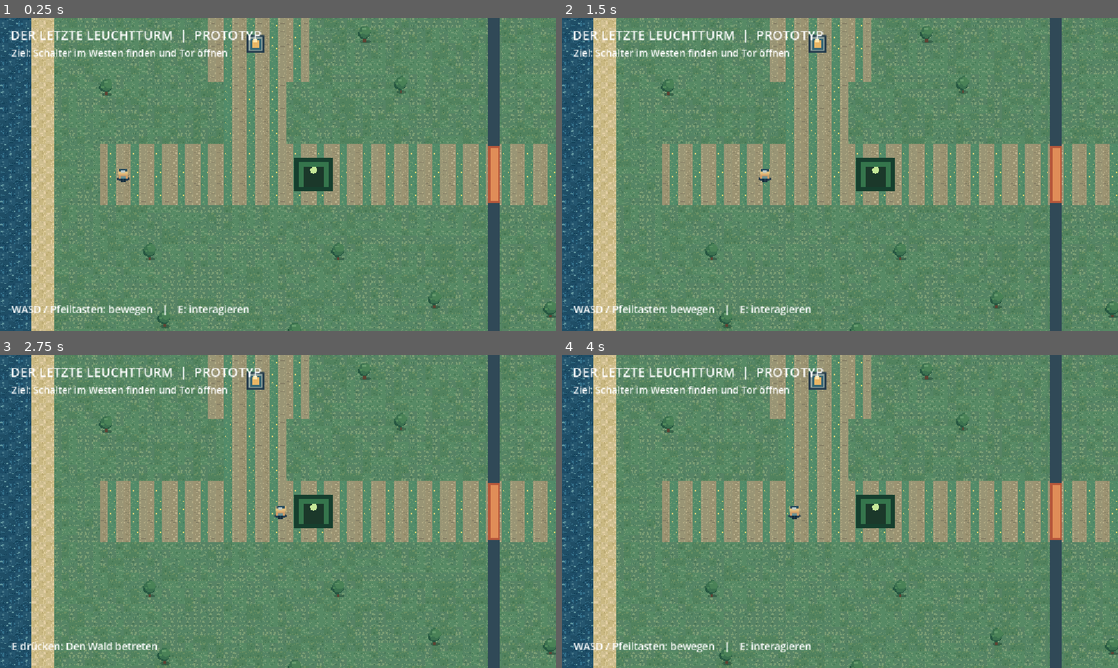
Above: before the commit, frames 1-4 (two rows, left to right).
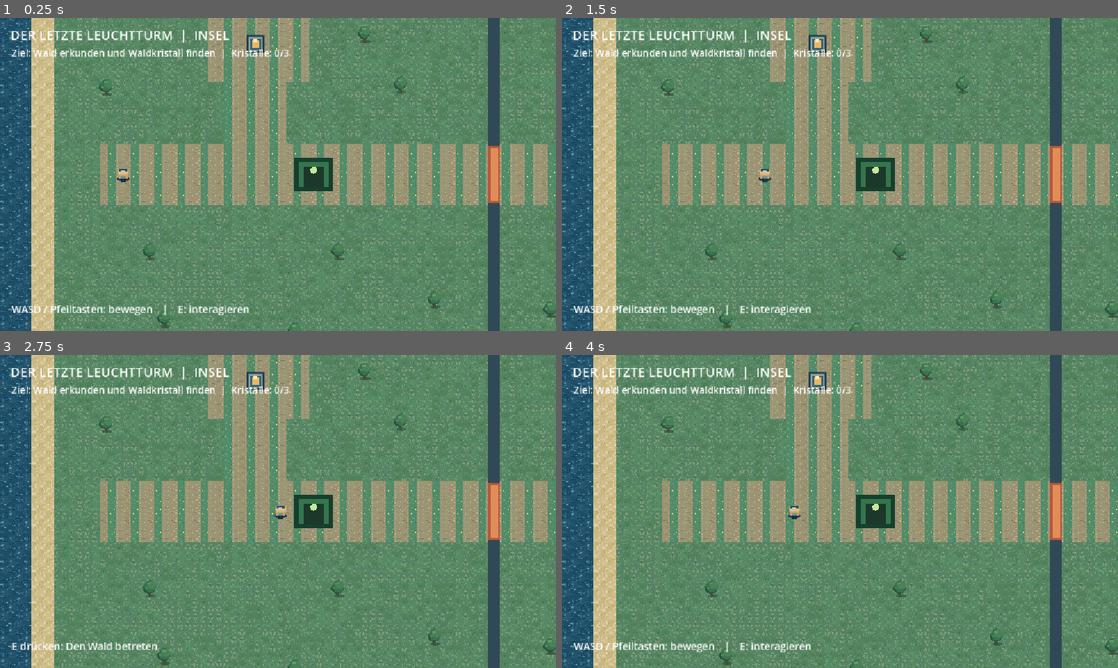
Above: after the commit, the same moments.

Repository: mkaruti/der-letzte-leuchtturm
Game: Godot game, scene res://scenes/main.tscn
Two runs of this game, one before a commit and one after it. Both use one fixed random seed, a clock stepped at 60 frames per second and the inputs below.
Inputs (mouse positions are in pixels of both pictures, inside the frame that each line leads up to):
- Up to frame 1 (0.25 s): no input
- Up to frame 2 (1.5 s): tap Enter at 0.5, 0.6 s; move the mouse to (962, 158) at 0.52 s; hold Right (ui_right) 0.53-1.25 s; click (962, 158) at 0.67 s; tap Space at 0.77, 1.25 s; drag from (728, 190) to (812, 237) at 1.27 s
- Up to frame 3 (2.75 s): tap Enter at 2 s; move the mouse to (333, 442) at 2.02 s; hold Right (ui_right) from 2.03 s (still down); tap F at 2.1 s
- Up to frame 4 (4 s): release Right (ui_right) at 2.75 s; drag from (812, 574) to (673, 464) at 2.77 s; move the mouse to (1006, 558) at 3.52 s; hold Left (ui_left) from 3.53 s (still down); tap Backspace at 3.6 s; tap Space at 3.77 s

The runs differ from the first frame. In frame 1, 0.9% of the frame differs, in the area x 5-52%, y 4-14%; in frame 2, 0.9%; in frame 3, 0.9%; in frame 4, 0.9%.

Commit message:
Add forest crystal delivery and remove prototype crystal

Diff:
--- a/scenes/main.tscn
+++ b/scenes/main.tscn
@@ -8,7 +8,6 @@
 [ext_resource type="Script" path="res://scripts/island_collision.gd" id="4_collision"]
 [ext_resource type="Script" path="res://scripts/game_ui.gd" id="5_game_ui"]
 [ext_resource type="PackedScene" path="res://scenes/island_gate.tscn" id="6_gate"]
-[ext_resource type="PackedScene" path="res://scenes/collectible_crystal.tscn" id="7_crystal"]
 
 [node name="Main" type="Node2D"]
 script = ExtResource("1_main")
@@ -19,9 +18,6 @@
 
 [node name="Gate" parent="." instance=ExtResource("6_gate")]
 position = Vector2(1024, 640)
-
-[node name="Crystal" parent="." instance=ExtResource("7_crystal")]
-position = Vector2(1460, 640)
 
 [node name="Player" parent="." instance=ExtResource("2_player")]
 position = Vector2(255, 640)
@@ -44,7 +40,7 @@
 offset_right = 900.0
 offset_bottom = 54.0
 theme_override_font_sizes/font_size = 27
-text = "DER LETZTE LEUCHTTURM  |  PROTOTYP"
+text = "DER LETZTE LEUCHTTURM  |  INSEL"
 
 [node name="Objective" type="Label" parent="UI"]
 offset_left = 24.0
@@ -52,7 +48,7 @@
 offset_right = 1080.0
 offset_bottom = 91.0
 theme_override_font_sizes/font_size = 20
-text = "Ziel: den Schalter aktivieren"
+text = "Ziel: Wald erkunden und Waldkristall finden | Kristalle: 0/3"
 
 [node name="Message" type="Label" parent="UI"]
 offset_left = 24.0
--- a/scripts/game_ui.gd
+++ b/scripts/game_ui.gd
@@ -1,43 +1,55 @@
 class_name GameUI
 extends CanvasLayer
-## Darstellung von Spielziel und Interaktionshinweisen.
-## Die eigentlichen Spielzustände bleiben im Main-Skript.
+## Spielziel und Interaktionshinweise der Insel.
+## Der Leuchtturm leuchtet erst bei drei echten abgegebenen Kristallen.
 
 @onready var objective_label: Label = $Objective
 @onready var message_label: Label = $Message
 
 
-func update_objective(gate_is_open: bool, crystal_is_collected: bool, is_completed: bool) -> void:
-	if is_completed:
-		objective_label.text = "Ziel erreicht: der Leuchtturm leuchtet!"
-	elif crystal_is_collected:
-		objective_label.text = "Ziel: Kristall zum Leuchtturm bringen"
-	elif gate_is_open:
-		objective_label.text = "Ziel: Kristall hinter dem Tor einsammeln"
+func update_objective(
+	gate_is_open: bool,
+	forest_crystal_collected: bool,
+	forest_crystal_delivered: bool,
+	delivered_dungeon_crystals: int
+) -> void:
+	var goal_text: String
+	if delivered_dungeon_crystals == 3:
+		goal_text = "Ziel erreicht: Der Leuchtturm leuchtet!"
+	elif forest_crystal_delivered:
+		goal_text = "Wald abgeschlossen! Zwei Kristalle fehlen noch."
+	elif forest_crystal_collected and not gate_is_open:
+		goal_text = "Ziel: Schalter aktivieren und Waldkristall abgeben"
+	elif forest_crystal_collected:
+		goal_text = "Ziel: Waldkristall zum Leuchtturm bringen"
 	else:
-		objective_label.text = "Ziel: Schalter im Westen finden und Tor öffnen"
+		goal_text = "Ziel: Wald erkunden und Waldkristall finden"
+	objective_label.text = "%s  |  Kristalle: %d/3" % [goal_text, delivered_dungeon_crystals]
 
 
-func update_interaction_hint(
-	gate_is_open: bool,
-	crystal_is_collected: bool,
-	near_switch: bool,
-	near_crystal: bool,
-	near_lighthouse: bool
-) -> void:
-	if not gate_is_open and near_switch:
-		message_label.text = "E drücken: Schalter aktivieren"
-	elif gate_is_open and not crystal_is_collected and near_crystal:
-		message_label.text = "E drücken: Kristall einsammeln"
-	elif crystal_is_collected and near_lighthouse:
-		message_label.text = "E drücken: Kristall im Leuchtturm einsetzen"
-	else:
-		message_label.text = "WASD / Pfeiltasten: bewegen    |    E: interagieren"
+func show_switch_hint() -> void:
+	message_label.text = "E drücken: Schalter aktivieren und Tor öffnen"
+
+
+func show_forest_crystal_delivery_hint() -> void:
+	message_label.text = "E drücken: Waldkristall im Leuchtturm einsetzen"
+
+
+func show_forest_crystal_delivered_hint(delivered_count: int) -> void:
+	message_label.text = "Waldkristall eingesetzt! Echte Kristalle: %d/3" % delivered_count
+
+
+func show_forest_crystal_carry_hint() -> void:
+	message_label.text = "Waldkristall im Gepäck. Bringe ihn zum Leuchtturm im Osten!"
 
 
 func show_completion_message() -> void:
-	message_label.text = "Test geschafft! Schalter, Tor, Kristall und Leuchtturm funktionieren."
+	message_label.text = "Alle drei Dungeon-Kristalle eingesetzt! Der Leuchtturm leuchtet."
 
 
 func show_forest_entrance_hint() -> void:
 	message_label.text = "E drücken: Den Wald betreten"
+
+
+func show_default_hint() -> void:
+	message_label.text = "WASD / Pfeiltasten: bewegen    |    E: interagieren"
--- a/scripts/main.gd
+++ b/scripts/main.gd
@@ -1,6 +1,7 @@
 extends Node2D
-## Schritt 6: Erkunder-Insel mit Kamera. Gleicher Interaktionsablauf wie der getestete Prototyp.
-## Spielwelt: 2048 x 1280 Pixel. Dieser Code steuert weiterhin den Testablauf.
+## Insel mit Schalter, Wald-Zugang und Leuchtturm.
+## Der alte Testkristall ist entfernt. Erst drei echte Dungeon-Kristalle
+## bringen den Leuchtturm zum Leuchten.
 
 const SWITCH_POS = Vector2(530, 370)
 const LIGHTHOUSE_POS = Vector2(1790, 640)
@@ -8,9 +9,9 @@
 # Erster Waldeingang auf der Westseite der Insel. Keine vorhandenen Bäume versetzen.
 const FOREST_ENTRANCE_POS = Vector2(650, 640)
 const FOREST_SCENE_PATH = "res://scenes/forest.tscn"
-# Der bisherige Insel-Kristall bleibt ein technischer Prototyp.
-const PROTOTYPE_CRYSTAL_ID: StringName = &"prototype"
-# Schritt 4: erste Pixel-Art-Visualisierung. Die Mechanik bleibt unverändert.
+# Erster echter Dungeon-Kristall: Wald.
+const FOREST_CRYSTAL_ID: StringName = &"forest"
+# Statische Inselgrafiken: Schalter und Leuchtturm.
 const SWITCH_OFF = preload("res://assets/switch_off.png")
 const SWITCH_ON = preload("res://assets/switch_on.png")
 const LIGHTHOUSE_OFF = preload("res://assets/lighthouse_unlit.png")
@@ -19,7 +20,6 @@
 @onready var player: CharacterBody2D = $Player
 @onready var game_ui: GameUI = $UI
 @onready var gate: IslandGate = $Gate
-@onready var crystal: CollectibleCrystal = $Crystal
 
 func _ready() -> void:
 	# Außengrenzen der größeren Insel (Weltmaß 2048 x 1280 Pixel).
@@ -38,9 +38,6 @@
 		if GameState.island_gate_open:
 			gate.open_gate()
 		GameState.returning_from_forest = false
-	# Beim Rueckweg aus einem Dungeon bleibt ein eingesammelter Kristall weg.
-	if GameState.has_crystal(PROTOTYPE_CRYSTAL_ID):
-		crystal.collect()
 	_update_objective()
 	queue_redraw()
 
@@ -54,17 +51,24 @@
 	if _is_near(FOREST_ENTRANCE_POS):
 		game_ui.show_forest_entrance_hint()
 		return
-	if GameState.is_crystal_delivered(PROTOTYPE_CRYSTAL_ID):
-		game_ui.show_completion_message()
-		return
 
-	game_ui.update_interaction_hint(
-		gate.is_open,
-		crystal.is_collected,
-		_is_near(SWITCH_POS),
-		_is_near(crystal.global_position),
-		_is_near(LIGHTHOUSE_POS)
-	)
+	if _is_near(LIGHTHOUSE_POS):
+		if GameState.are_all_dungeon_crystals_delivered():
+			game_ui.show_completion_message()
+			return
+		if _has_undelivered_forest_crystal():
+			game_ui.show_forest_crystal_delivery_hint()
+			return
+		if GameState.is_crystal_delivered(FOREST_CRYSTAL_ID):
+			game_ui.show_forest_crystal_delivered_hint(GameState.get_delivered_dungeon_crystal_count())
+			return
+
+	if not gate.is_open and _is_near(SWITCH_POS):
+		game_ui.show_switch_hint()
+	elif _has_undelivered_forest_crystal():
+		game_ui.show_forest_crystal_carry_hint()
+	else:
+		game_ui.show_default_hint()
 
 func _interact() -> void:
 	if _is_near(FOREST_ENTRANCE_POS):
@@ -73,28 +77,32 @@
 		if result != OK:
 			push_error("Wald-Dungeon konnte nicht geöffnet werden (Fehler %s)." % result)
 		return
+
 	if not gate.is_open and _is_near(SWITCH_POS):
 		gate.open_gate()
 		_update_objective()
 		queue_redraw()
 		return
 
-	if gate.is_open and not crystal.is_collected and _is_near(crystal.global_position):
-		if GameState.collect_crystal(PROTOTYPE_CRYSTAL_ID):
-			crystal.collect()
-			_update_objective()
-		return
-
-	if crystal.is_collected and not GameState.is_crystal_delivered(PROTOTYPE_CRYSTAL_ID) and _is_near(LIGHTHOUSE_POS):
-		if GameState.deliver_crystal(PROTOTYPE_CRYSTAL_ID):
+	# Nur ein echter Dungeon-Kristall kann hier abgegeben werden.
+	if _has_undelivered_forest_crystal() and _is_near(LIGHTHOUSE_POS):
+		if GameState.deliver_crystal(FOREST_CRYSTAL_ID):
 			_update_objective()
 			queue_redraw()
 
 func _is_near(point: Vector2) -> bool:
 	return player.global_position.distance_to(point) <= INTERACTION_RADIUS
 
+func _has_undelivered_forest_crystal() -> bool:
+	return GameState.has_crystal(FOREST_CRYSTAL_ID) and not GameState.is_crystal_delivered(FOREST_CRYSTAL_ID)
+
 func _update_objective() -> void:
-	game_ui.update_objective(gate.is_open, crystal.is_collected, GameState.is_crystal_delivered(PROTOTYPE_CRYSTAL_ID))
+	game_ui.update_objective(
+		gate.is_open,
+		GameState.has_crystal(FOREST_CRYSTAL_ID),
+		GameState.is_crystal_delivered(FOREST_CRYSTAL_ID),
+		GameState.get_delivered_dungeon_crystal_count()
+	)
 
 func _create_wall(center: Vector2, size: Vector2) -> StaticBody2D:
 	var wall := StaticBody2D.new()
@@ -125,6 +133,5 @@
 	draw_rect(Rect2(FOREST_ENTRANCE_POS - Vector2(31, 26), Vector2(62, 52)), Color("#35754c"))
 	draw_rect(Rect2(FOREST_ENTRANCE_POS - Vector2(21, 15), Vector2(42, 40)), Color("#1b382a"))
 	draw_circle(FOREST_ENTRANCE_POS + Vector2(0, -9), 7.0, Color("#c6e898"))
-	# Kristall-Sprite und Einsammelzustand liegen jetzt in $Crystal.
 
-	draw_texture(LIGHTHOUSE_ON if GameState.is_crystal_delivered(PROTOTYPE_CRYSTAL_ID) else LIGHTHOUSE_OFF, LIGHTHOUSE_POS - Vector2(64, 64))
+	draw_texture(LIGHTHOUSE_ON if GameState.are_all_dungeon_crystals_delivered() else LIGHTHOUSE_OFF, LIGHTHOUSE_POS - Vector2(64, 64))
Not shown: 1 places in scenes/main.tscn that only renumber resources
